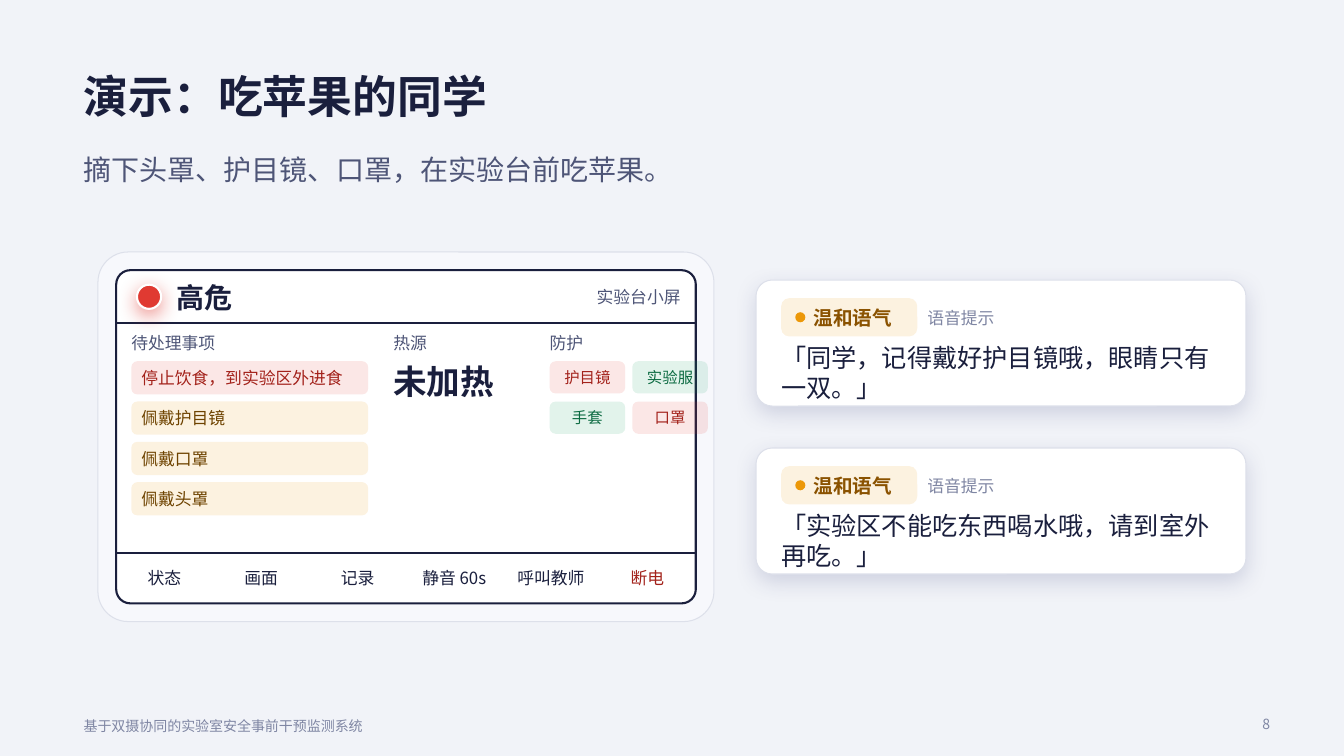
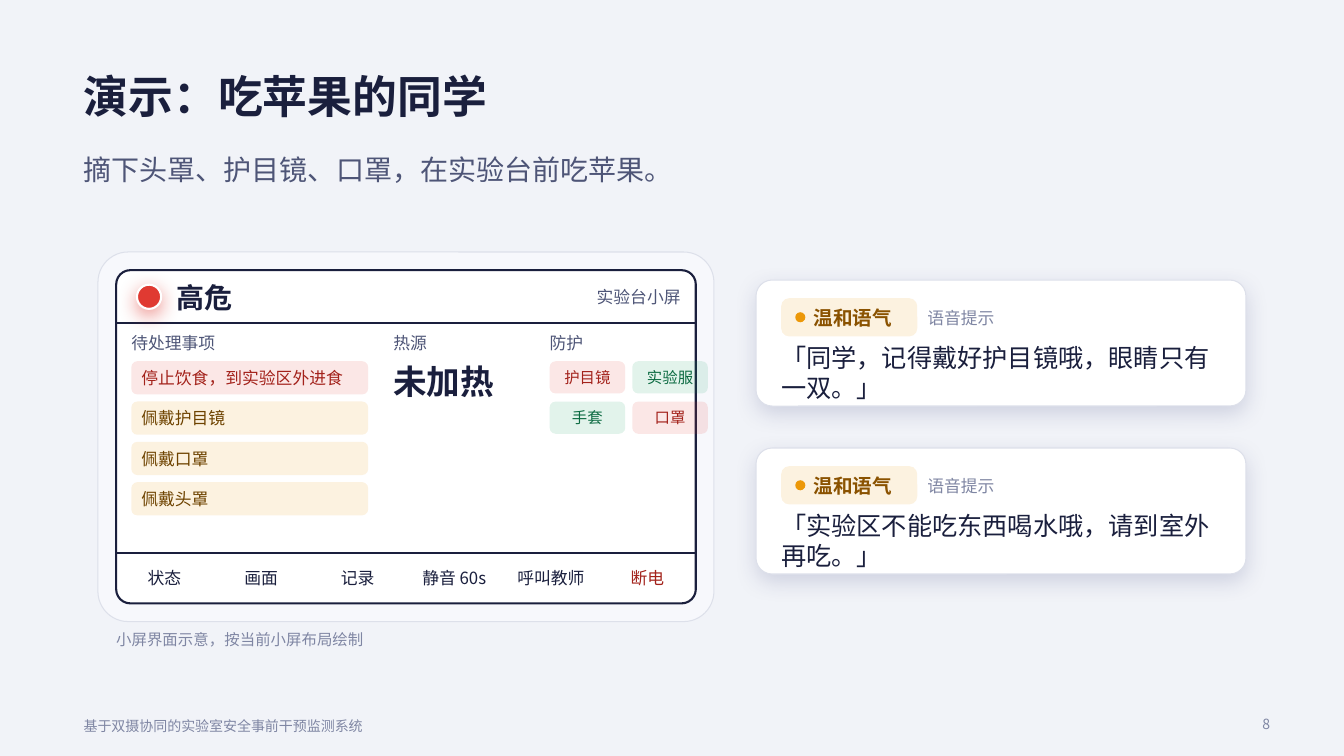
Before and after one commit to SSSSSmilewei/lab-safety-monitor, a slide deck: slide 8 of slides/实验室安全答辩.pptx. Drawn at 1344x756 pixels with LibreOffice and Linux fonts; fonts in the diff are those of the drawing. Boxes give left, top, right and bottom in pixels: in the first picture for what was removed or moved away, otherwise in the second. Text is boxed around its words. In the diff, an @@ line names an element or a change of style, - is before the commit and + after.

```diff
--- a/slides/实验室安全答辩.pptx
+++ b/slides/实验室安全答辩.pptx
@@ text added at [116,632,363,647], 11 pt, text #7F86A3 @@
+小屏界面示意，按当前小屏布局绘制
```
Also in this commit, not shown: 8 other slides changed, 13 other files.
